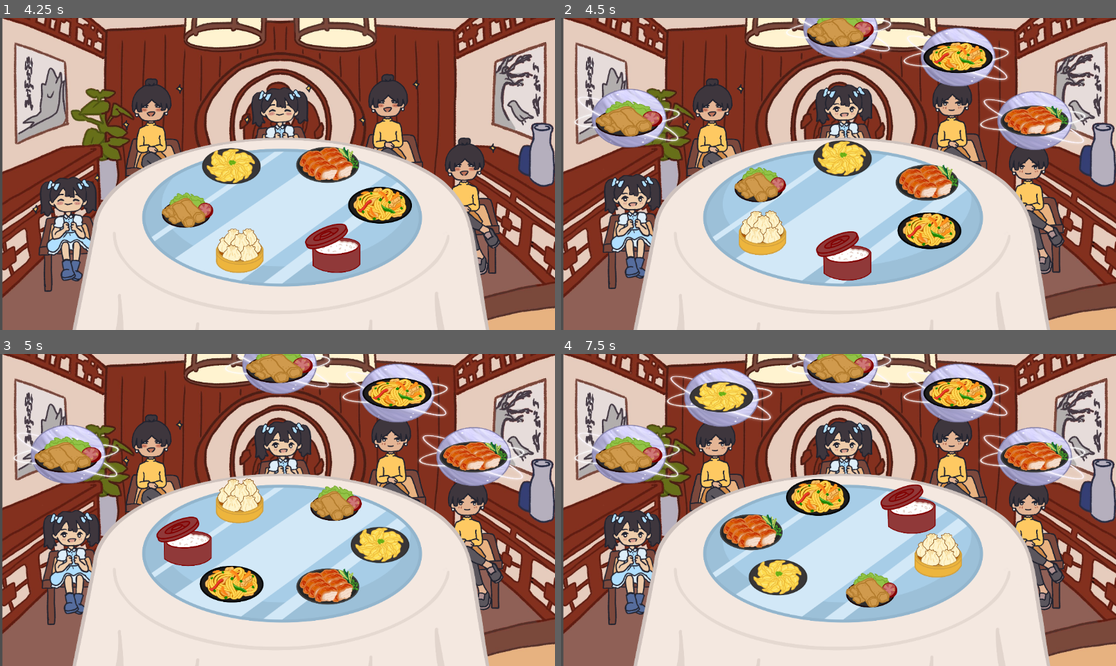
Above: before the commit, frames 1-4 (two rows, left to right).
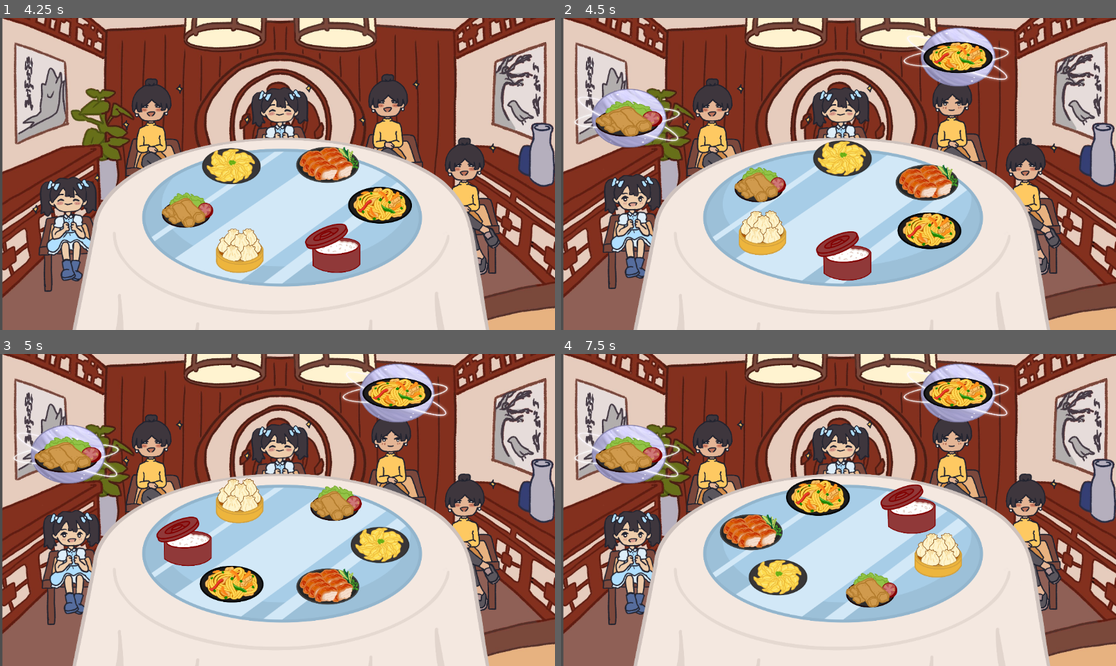
Above: after the commit, the same moments.

Repository: game-dev-besties/lupe_game
Game: Godot game, scene res://scenes/cutscene.tscn
The game is run twice, just before and just after one commit, with the same random seed, the same clock (stepped at 60 frames per second) and the same inputs.
Inputs (mouse positions are in pixels of both pictures, inside the frame that each line leads up to):
- Up to frame 1 (4.25 s): click "SKIP" at 0.5 s; click "SKIP" at 1.25 s; tap Enter (ui_accept) at 2, 2.27, 3.02 s; move the mouse to (377, 208) at 2.02 s; hold Right (ui_right) 2.03-2.78 s; click (377, 208) at 2.17 s; move the mouse to (266, 255) at 2.77 s; hold Left (ui_left) 2.78-3.53 s; click (266, 255) at 2.92 s; move the mouse to (188, 211) at 3.52 s; hold Right (ui_right) from 3.53 s (still down); click (188, 211) at 3.67 s
- Up to frame 2 (4.5 s): keep holding Right (ui_right); move the mouse to (794, 167) at 4.27 s; click (794, 167) at 4.42 s
- Up to frame 3 (5 s): keep holding Right (ui_right); tap Enter (ui_accept) at 4.52 s
- Up to frame 4 (7.5 s): move the mouse to (888, 588) at 5.02 s; release Right (ui_right) at 5.03 s; hold Left (ui_left) 5.03-7.28 s; click (888, 588) at 5.17 s; tap Enter (ui_accept) at 5.27, 6.02 s; move the mouse to (766, 516) at 5.77 s; click (766, 516) at 5.92 s; move the mouse to (866, 510) at 6.52 s; click (866, 510) at 6.67 s; move the mouse to (755, 432) at 7.27 s; hold Right (ui_right) from 7.28 s (still down)

Frame 1 is identical in both runs. In frame 2, 6.0% of the frame differs, in the area x 40-95%, y 0-83%; in frame 3, 6.0%; in frame 4, 9.3%, in the area x 18-95%, y 0-83%.

Commit message:
changed some constants

Diff:
--- a/scripts/npc.gd
+++ b/scripts/npc.gd
@@ -7,8 +7,8 @@
 
 @export var game_object: Node2D
 
-const MAX_SATIATION = 30
-const GET_HUNGRY_PROBABILITY = 0.5
+const MAX_SATIATION = 40
+const GET_HUNGRY_PROBABILITY = 0.2
 const TIME_BETWEEN_HUNGRY_CHECKS_SECONDS = 3.0
 const TIME_BETWEEN_HEALTH_DAMAGE_SECONDS = 5.0
 var satiation: float = MAX_SATIATION
